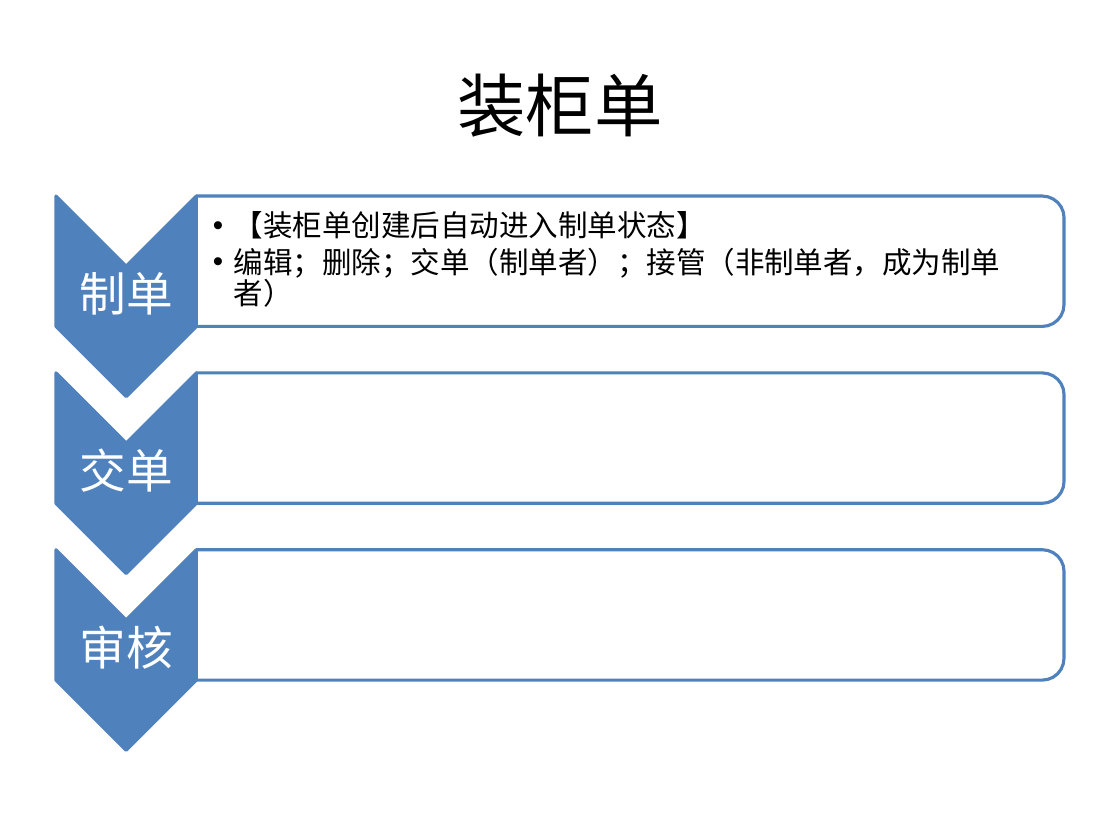
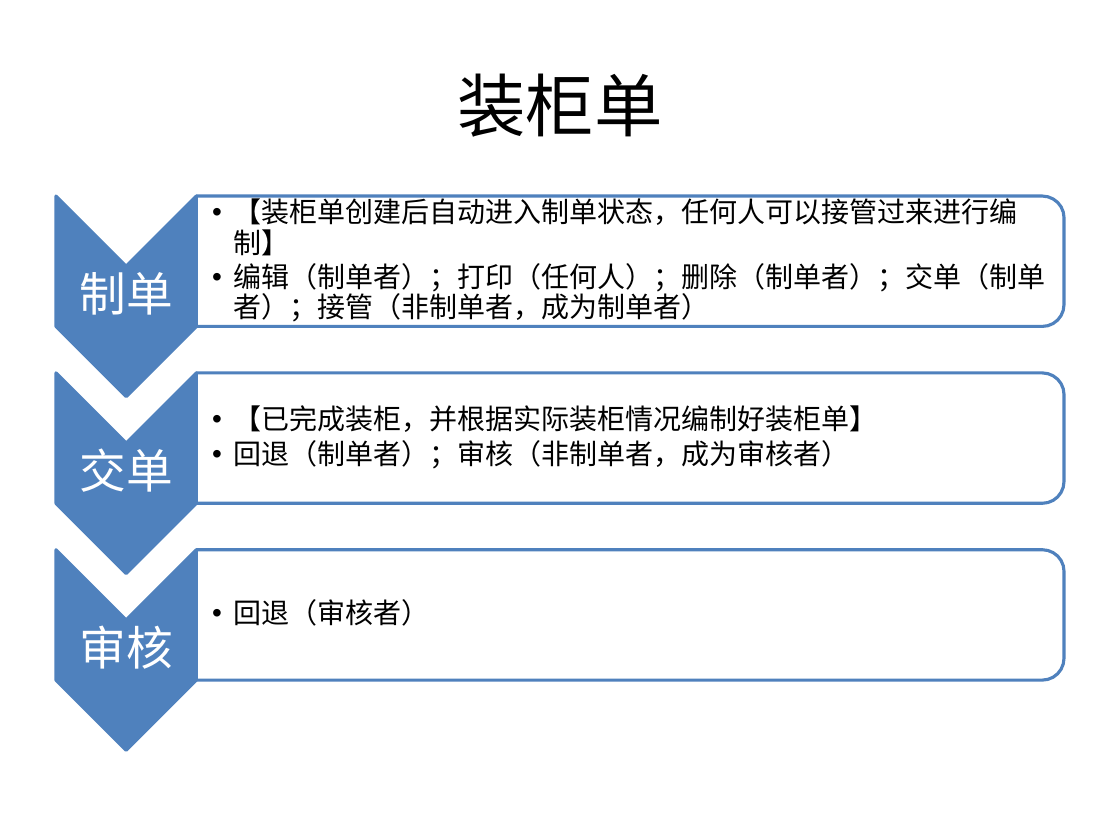
Before and after one commit to yuanly/oa, a slide deck: slide 6 of doc/伍泰OA流程说明.pptx. Drawn at 1120x840 pixels with LibreOffice and Linux fonts; fonts in the diff are those of the drawing. Boxes give left, top, right and bottom in pixels: in the first picture for what was removed or moved away, otherwise in the second. Text is boxed around its words. In the diff, an @@ line names an element or a change of style, - is before the commit and + after.

```diff
--- a/doc/伍泰OA流程说明.pptx
+++ b/doc/伍泰OA流程说明.pptx
@@ text at box(233, 194, 1045, 322): text changed; size 19 to 18 pt @@
-  •• 【装柜单创建后自动进入制单状态】
-  •• 编辑；删除；交单（制单者）；接管（非制单者，成为制单者）
+  •• 【装柜单创建后自动进入制单状态，任何人可以接管过来进行编制】
+  •• 编辑（制单者）；打印（任何人）；删除（制单者）；交单（制单者）；接管（非制单者，成为制单者）
@@ text added at box(233, 405, 877, 469), 18 pt, text #000000 @@
+  •• 【已完成装柜，并根据实际装柜情况编制好装柜单】
+  •• 回退（制单者）；审核（非制单者，成为审核者）
@@ text added at box(233, 599, 429, 626), 18 pt, text #000000 @@
+  •• 回退（审核者）
```
Also in this commit, not shown: 1 other slide changed, 3 other files.
